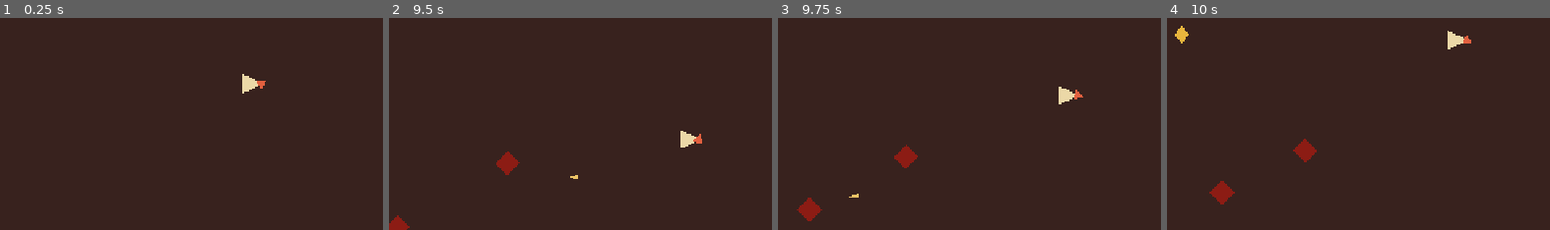
Above: before the commit, frames 1-4 (left to right).
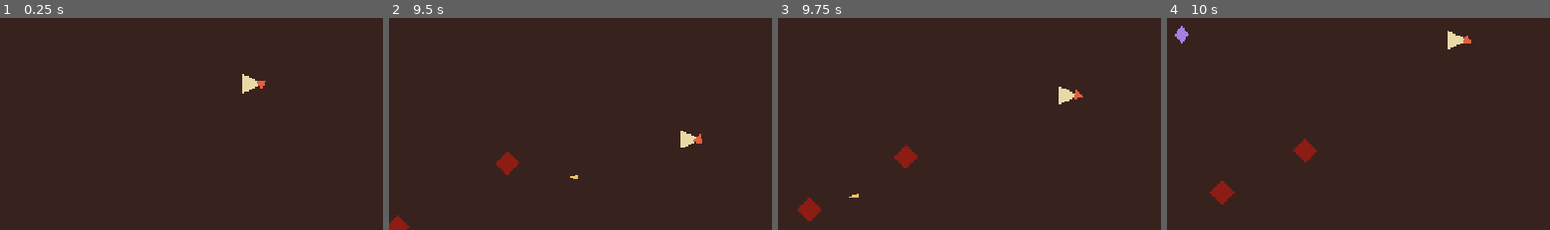
Above: after the commit, the same moments.

Repository: fj-vega/pang-inferno
Game: Godot game, scene res://scenes/main/Main.tscn
Two runs of this game, one before a commit and one after it. Both use one fixed random seed, a clock stepped at 60 frames per second and the inputs below.
Inputs (mouse positions are % of the whole screen's width and height, from its top left):
- Up to frame 1 (0.25 s): no input
- Up to frame 2 (9.5 s): tap Enter at 0.5, 2.1, 5.1, 8.1 s; move the mouse to (73, 44) at 0.52 s; hold D (move_right) 0.53-1.28 s; hold Space (fire) 0.53-1.28 s; move the mouse to (30, 54) at 1.27 s; hold S (move_down) 1.28-2.03 s; tap Space (fire) at 1.35, 3.05, 4.35, 6.05, 7.35, 9.05 s; move the mouse to (61, 26) at 2.02 s; hold D (move_right) 2.03-2.78 s; hold Space (fire) 2.03-2.78 s; move the mouse to (45, 70) at 2.77 s; hold W (move_up) 2.78-3.53 s; tap P at 2.85, 5.85, 8.85 s; move the mouse to (81, 65) at 3.52 s; hold Space (fire) 3.53-4.28 s; hold A (move_left) 3.53-5.03 s; move the mouse to (20, 34) at 4.27 s; move the mouse to (55, 49) at 5.02 s; hold S (move_down) 5.03-5.78 s; hold Space (fire) 5.03-5.78 s; move the mouse to (35, 23) at 5.77 s; hold D (move_right) 5.78-6.53 s; move the mouse to (73, 44) at 6.52 s; hold W (move_up) 6.53-7.28 s; hold Space (fire) 6.53-7.28 s; move the mouse to (30, 54) at 7.27 s; hold D (move_right) 7.28-8.03 s; move the mouse to (61, 26) at 8.02 s; hold S (move_down) 8.03-8.78 s; hold Space (fire) 8.03-8.78 s; move the mouse to (45, 70) at 8.77 s; hold A (move_left) from 8.78 s (still down)
- Up to frame 3 (9.75 s): move the mouse to (81, 65) at 9.52 s; release A (move_left) at 9.53 s; hold W (move_up) from 9.53 s (still down); hold Space (fire) from 9.53 s (still down)
- Up to frame 4 (10 s): keep holding W (move_up); keep holding Space (fire)
The pictures show only the part of the screen within x 17-67%, y 34-84%; the shares and areas given below are measured in that part.

Frames 1-3 are identical in both runs. In frame 4, 0.2% of the frame differs, in the area x 2-6%, y 3-13%.

Commit message:
Add more power-up variety

Diff:
--- a/scripts/player/player_controller.gd
+++ b/scripts/player/player_controller.gd
@@ -1,6 +1,6 @@
 extends CharacterBody2D
 
-signal shot_requested(origin: Vector2, direction: Vector2)
+signal shot_requested(origin: Vector2, direction: Vector2, pierce_count: int)
 
 const MOVE_SPEED := 360.0
 const ARENA_MARGIN := 48.0
@@ -13,6 +13,7 @@
 var fire_cooldown_remaining := 0.0
 var fire_cooldown_multiplier := 1.0
 var rapid_fire_duration_remaining := 0.0
+var piercing_shots_remaining := 0
 
 func _ready() -> void:
 	add_to_group("player")
@@ -70,9 +71,13 @@
 		return
 
 	fire_cooldown_remaining = BASE_FIRE_COOLDOWN * fire_cooldown_multiplier
-	shot_requested.emit(global_position + (look_direction * 24.0), look_direction)
+	shot_requested.emit(global_position + (look_direction * 24.0), look_direction, piercing_shots_remaining)
 
 
 func apply_rapid_fire(cooldown_multiplier: float, duration: float) -> void:
 	fire_cooldown_multiplier = cooldown_multiplier
 	rapid_fire_duration_remaining = duration
+
+
+func grant_piercing_shots(count: int) -> void:
+	piercing_shots_remaining += count
--- a/scripts/player/player_health.gd
+++ b/scripts/player/player_health.gd
@@ -34,6 +34,14 @@
 		died.emit()
 
 
+func heal(amount: int) -> void:
+	if current_health <= 0:
+		return
+
+	current_health = min(current_health + amount, max_health)
+	health_changed.emit(current_health, max_health)
+
+
 func get_current_health() -> int:
 	return current_health
 
--- a/scripts/powerups/powerup_pickup.gd
+++ b/scripts/powerups/powerup_pickup.gd
@@ -1,6 +1,26 @@
 extends Area2D
 
 signal collected(effect_name: String)
+
+const EFFECT_VARIANTS := [
+	{
+		"display_name": "Blood Rite",
+		"effect_name": "rapid_fire",
+		"color": Color(0.909804, 0.709804, 0.243137, 1)
+	},
+	{
+		"display_name": "Iron Ward",
+		"effect_name": "heal",
+		"color": Color(0.556863, 0.772549, 0.623529, 1)
+	},
+	{
+		"display_name": "Void Thorn",
+		"effect_name": "pierce",
+		"color": Color(0.647059, 0.505882, 0.882353, 1)
+	}
+]
+
+@onready var sprite: Polygon2D = $Sprite
 
 @export var display_name := "Blood Rite"
 @export var effect_name := "rapid_fire"
@@ -8,6 +28,22 @@
 func _ready() -> void:
 	add_to_group("powerups")
 	body_entered.connect(_on_body_entered)
+	_apply_visual_variant()
+
+
+func configure_random(random_source: RandomNumberGenerator) -> void:
+	var variant: Dictionary = EFFECT_VARIANTS[random_source.randi_range(0, EFFECT_VARIANTS.size() - 1)]
+	display_name = variant["display_name"]
+	effect_name = variant["effect_name"]
+	if sprite != null:
+		sprite.color = variant["color"]
+
+
+func _apply_visual_variant() -> void:
+	for variant in EFFECT_VARIANTS:
+		if variant["effect_name"] == effect_name:
+			sprite.color = variant["color"]
+			return
 
 
 func _on_body_entered(body: Node) -> void:
--- a/scripts/projectiles/projectile.gd
+++ b/scripts/projectiles/projectile.gd
@@ -5,6 +5,7 @@
 
 var direction := Vector2.RIGHT
 var lifetime_remaining := LIFETIME
+var remaining_pierces := 0
 
 func _ready() -> void:
 	body_entered.connect(_on_body_entered)
@@ -17,12 +18,16 @@
 		queue_free()
 
 
-func setup(new_direction: Vector2) -> void:
+func setup(new_direction: Vector2, pierce_count: int = 0) -> void:
 	direction = new_direction.normalized()
+	remaining_pierces = pierce_count
 	rotation = direction.angle()
 
 
 func _on_body_entered(body: Node) -> void:
 	if body.has_method("take_damage"):
 		body.call("take_damage", 1)
+		if remaining_pierces > 0:
+			remaining_pierces -= 1
+			return
 	queue_free()
--- a/scripts/systems/game_flow.gd
+++ b/scripts/systems/game_flow.gd
@@ -102,17 +102,18 @@
 	powerup_spawn_timer = POWERUP_SPAWN_INTERVAL
 	var powerup := powerup_scene.instantiate()
 	powerup.global_position = _random_arena_position(120.0)
+	powerup.call("configure_random", rng)
 	powerup_container.add_child(powerup)
 	_connect_powerup(powerup)
 
 
-func _spawn_projectile(origin: Vector2, direction: Vector2) -> void:
+func _spawn_projectile(origin: Vector2, direction: Vector2, pierce_count: int) -> void:
 	if run_over:
 		return
 
 	var projectile := projectile_scene.instantiate()
 	projectile.global_position = origin
-	projectile.call("setup", direction)
+	projectile.call("setup", direction, pierce_count)
 	projectile_container.add_child(projectile)
 
 
@@ -163,10 +164,19 @@
 
 
 func _on_powerup_collected(effect_name: String) -> void:
-	if effect_name == "rapid_fire":
-		player.call("apply_rapid_fire", 0.45, 8.0)
-		if hud.has_method("set_status"):
-			hud.call("set_status", "Blood rite: rapid fire")
+	match effect_name:
+		"rapid_fire":
+			player.call("apply_rapid_fire", 0.45, 8.0)
+			if hud.has_method("set_status"):
+				hud.call("set_status", "Blood rite: rapid fire")
+		"heal":
+			player_health.call("heal", 2)
+			if hud.has_method("set_status"):
+				hud.call("set_status", "Iron ward: vitality restored")
+		"pierce":
+			player.call("grant_piercing_shots", 8)
+			if hud.has_method("set_status"):
+				hud.call("set_status", "Void thorn: shots pierce")
 
 
 func _on_round_survived() -> void:
Not shown, changed: docs/IMPLEMENTATION_CHECKLIST.md
Not shown, changed: docs/MEMORY.md
Not shown, changed: docs/PLAN.md
Not shown, changed: docs/STRUCTURE.md
